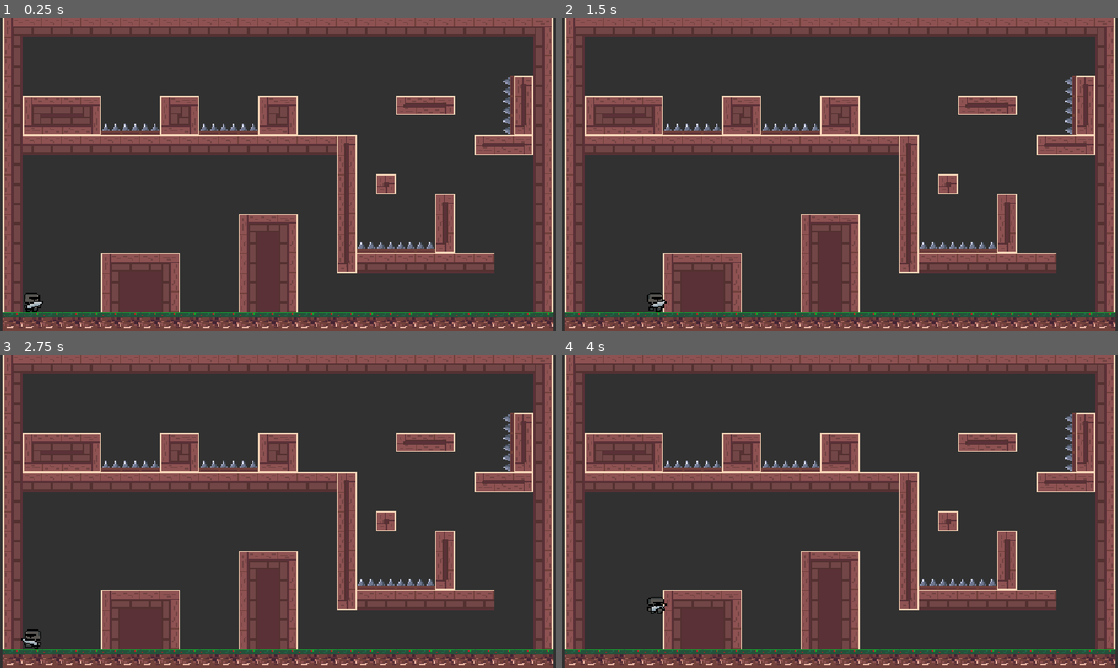
Above: before the commit, frames 1-4 (two rows, left to right).
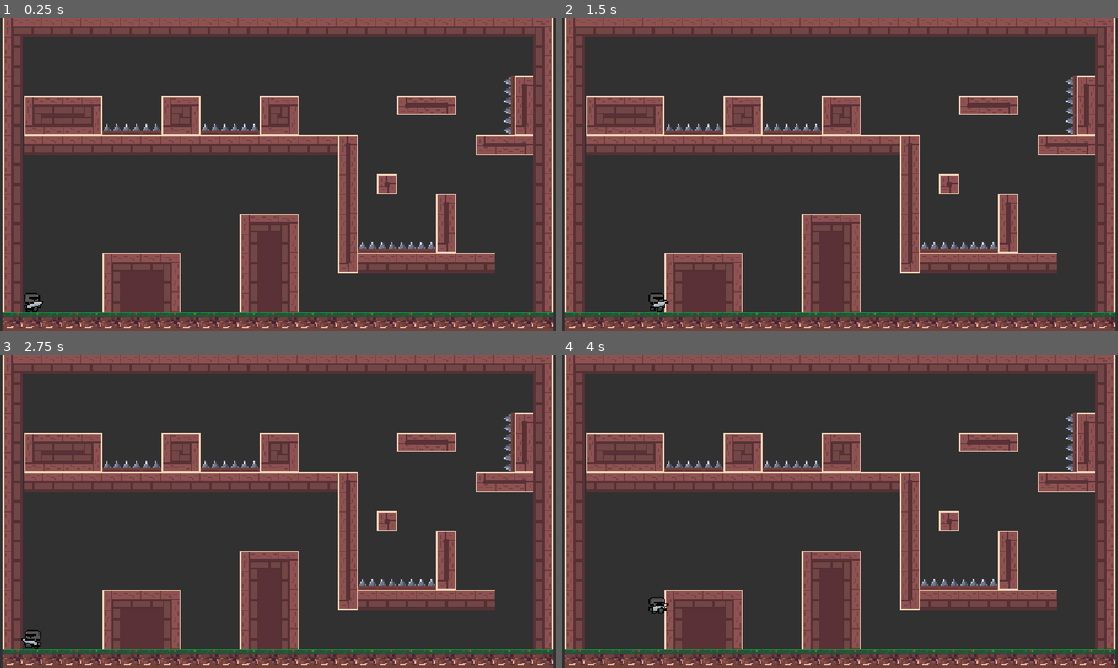
Above: after the commit, the same moments.

Repository: Marcausente/KnightGame2DGodot
Game: Godot game, scene res://Escenas/escena_principal/escena_principal.tscn
Same seed, same stepped clock (60 frames per second), same inputs: the game is played once before the commit and once after it.
Inputs:
- Up to frame 1 (0.25 s): no input
- Up to frame 2 (1.5 s): tap Enter at 0.5 s; hold D (derecha) from 0.53 s (still down); tap W (saltar) at 0.77 s
- Up to frame 3 (2.75 s): tap W (saltar) at 1.52 s; release D (derecha) at 2.03 s; hold A (izquierda) from 2.03 s (still down)
- Up to frame 4 (4 s): release A (izquierda) at 2.78 s; hold D (derecha) from 2.78 s (still down); tap W (saltar) at 3.02, 3.77 s

The runs differ from the first frame. In frame 1, 5.1% of the frame differs, in the area x 4-96%, y 18-94%; in frame 2, 5.2%; in frame 3, 5.1%; in frame 4, 5.2%.

Commit message:
FIX: Solventado error de no detectar a los pinchos por tener colision también en capa 1

Diff:
--- a/Escenas/Nivel1/nivel_1.tscn
+++ b/Escenas/Nivel1/nivel_1.tscn
@@ -7,6 +7,7 @@
 [node name="Nivel1" type="Node2D" unique_id=1476173266]
 
 [node name="Nivel1" type="TileMapLayer" parent="." unique_id=151238542]
+position = Vector2(1, 0)
 tile_map_data = PackedByteArray("AAD6/wYAAQADAAQAAAD3/wYAAQABAAQAAAD3/wUAAQABAAQAAAD6/wUAAQADAAQAAAD6/wQAAQADAAMAAAD3/w …(1504 unchanged characters)…
 tile_set = ExtResource("1_a26ju")
 
--- a/tile_sets/maderas.tres
+++ b/tile_sets/maderas.tres
@@ -73,5 +73,6 @@
 [resource]
 physics_layer_0/collision_layer = 1
 physics_layer_0/collision_mask = 0
-physics_layer_1/collision_layer = 3
+physics_layer_1/collision_layer = 2
+physics_layer_1/collision_mask = 0
 sources/1 = SubResource("TileSetAtlasSource_cjs3j")
